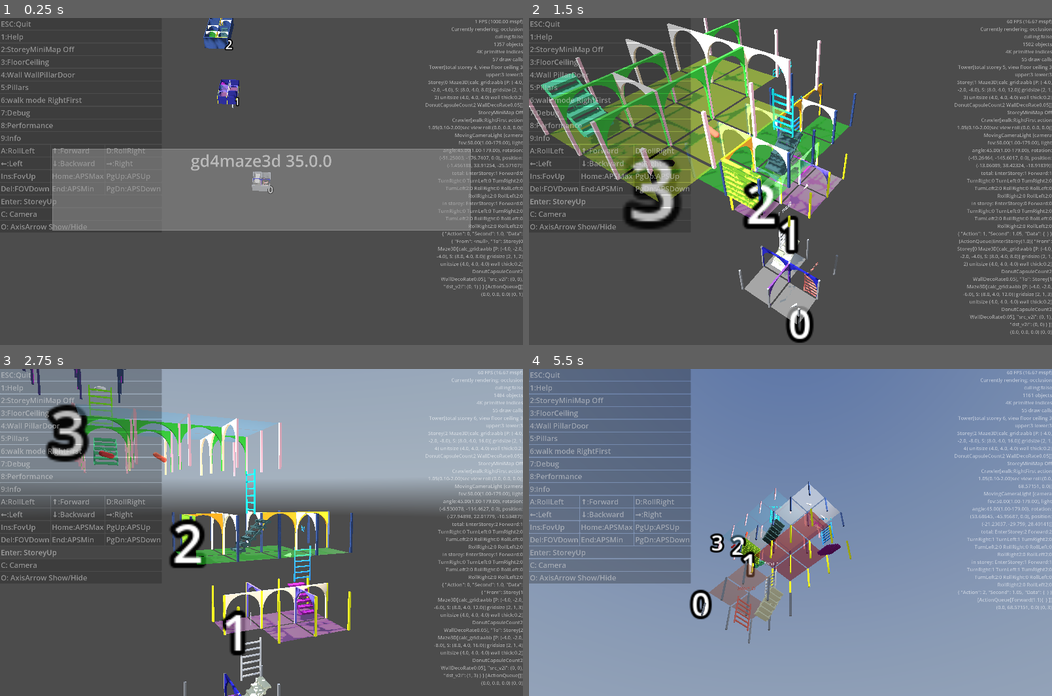
Above: before the commit, frames 1-4 (two rows, left to right).
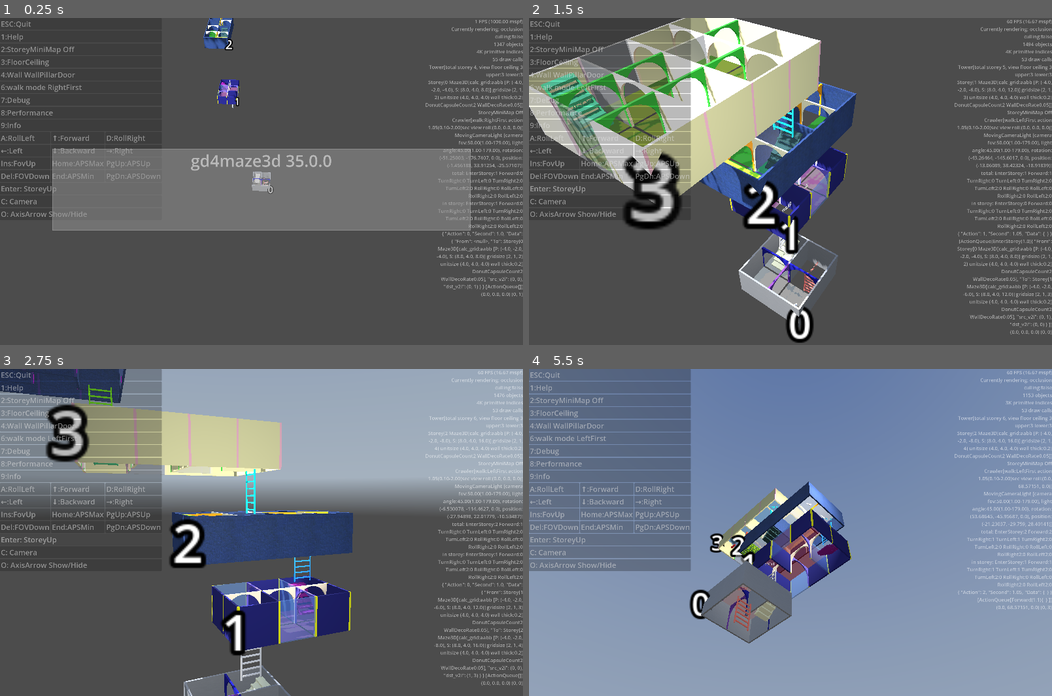
Above: after the commit, the same moments.

Repository: kasworld/gd4maze3d
Game: Godot game, scene res://main.tscn
Two runs of this game, one before a commit and one after it. Both use one fixed random seed, a clock stepped at 60 frames per second and the inputs below. A sky picture missing from this copy of the repository is replaced by a grey-blue gradient.
Inputs (mouse positions are in pixels of both pictures, inside the frame that each line leads up to):
- Up to frame 1 (0.25 s): no input
- Up to frame 2 (1.5 s): click (607, 86) at 0.5 s, where only the run before the commit has a clickable "5:Pillars"; click "Enter: StoreyUp" at 1.25 s
- Up to frame 3 (2.75 s): click "Enter: StoreyUp" at 2 s
- Up to frame 4 (5.5 s): tap Enter at 2.75 s; move the mouse to (905, 516) at 2.77 s; hold Right 2.78-3.53 s; tap 5 at 2.85, 3.6, 4.55, 5.3 s; click (905, 516) at 2.92 s; move the mouse to (685, 548) at 3.52 s; hold Down 3.53-4.28 s; move the mouse to (842, 460) at 4.27 s; hold Right 4.28-5.03 s; tap Q at 4.35 s; move the mouse to (764, 597) at 5.02 s; hold Up from 5.03 s (still down); tap E at 5.1 s; click (764, 597) at 5.17 s

The runs differ from the first frame. In frame 1, 1.4% of the frame differs, in the area x 0-96%, y 7-65%; in frame 2, 22%, in the area x 0-97%, y 0-94%; in frame 3, 19%; in frame 4, 8.4%.
Error before the commit: Invalid call. Nonexistent function 'enqueue_with_speed' in base 'RefCounted (ActionQueue)'. (res://main.gd:183)
Error after the commit: Invalid call. Nonexistent function 'enqueue_with_speed' in base 'RefCounted (ActionQueue)'. (res://main.gd:179)

Commit message:
del no need button

Diff:
--- a/main.gd
+++ b/main.gd
@@ -104,7 +104,6 @@
 	KEY_2:_on_button_minimap_pressed,
 	KEY_3:_on_button_floor_ceiling_pressed,
 	KEY_4:_on_button_walls_pressed,
-	KEY_5:_on_button_pillars_pressed,
 	KEY_6:_on_button_walk_type_pressed,
 	KEY_7:_on_button_debug_pressed,
 	KEY_8:_on_button_performance_pressed,
@@ -155,9 +154,6 @@
 
 func _on_button_floor_ceiling_pressed() -> void:
 	main_tower.next_visible_floor_ceiling()
-
-func _on_button_pillars_pressed() -> void:
-	main_tower.view_wallpillardoor_next()
 
 func _on_button_axis_arrow_pressed() -> void:
 	$AxisArrow3D.visible = not $AxisArrow3D.visible
--- a/main.tscn
+++ b/main.tscn
@@ -52,11 +52,6 @@
 text = "4:Walls"
 alignment = 0
 
-[node name="ButtonPillars" type="Button" parent="왼쪽패널" unique_id=470464974]
-layout_mode = 2
-text = "5:Pillars"
-alignment = 0
-
 [node name="ButtonWalkType" type="Button" parent="왼쪽패널" unique_id=281784402]
 layout_mode = 2
 text = "6:Automove"
@@ -204,7 +199,6 @@
 [connection signal="pressed" from="왼쪽패널/ButtonMinimap" to="." method="_on_button_minimap_pressed"]
 [connection signal="pressed" from="왼쪽패널/ButtonFloorCeiling" to="." method="_on_button_floor_ceiling_pressed"]
 [connection signal="pressed" from="왼쪽패널/ButtonWalls" to="." method="_on_button_walls_pressed"]
-[connection signal="pressed" from="왼쪽패널/ButtonPillars" to="." method="_on_button_pillars_pressed"]
 [connection signal="pressed" from="왼쪽패널/ButtonWalkType" to="." method="_on_button_walk_type_pressed"]
 [connection signal="pressed" from="왼쪽패널/ButtonDebug" to="." method="_on_button_debug_pressed"]
 [connection signal="pressed" from="왼쪽패널/ButtonPerformance" to="." method="_on_button_performance_pressed"]
